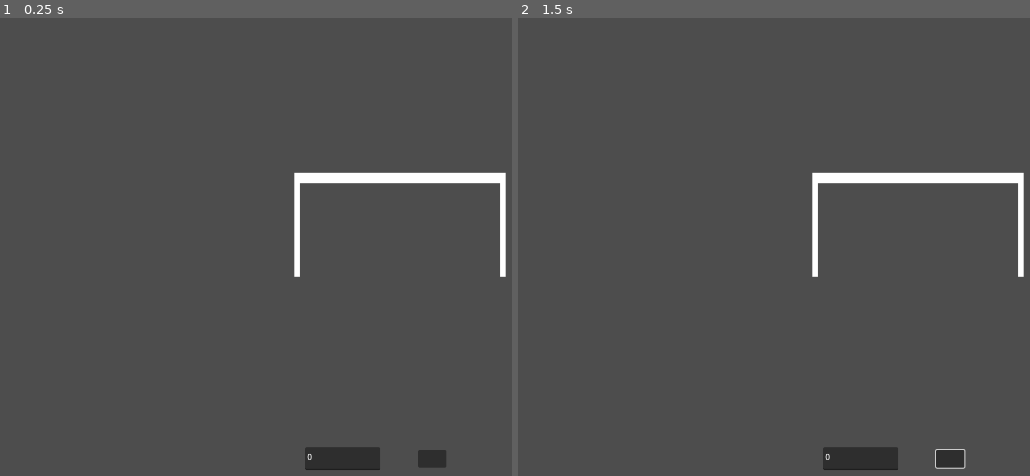
Above: before the commit, frames 1-2 (left to right).
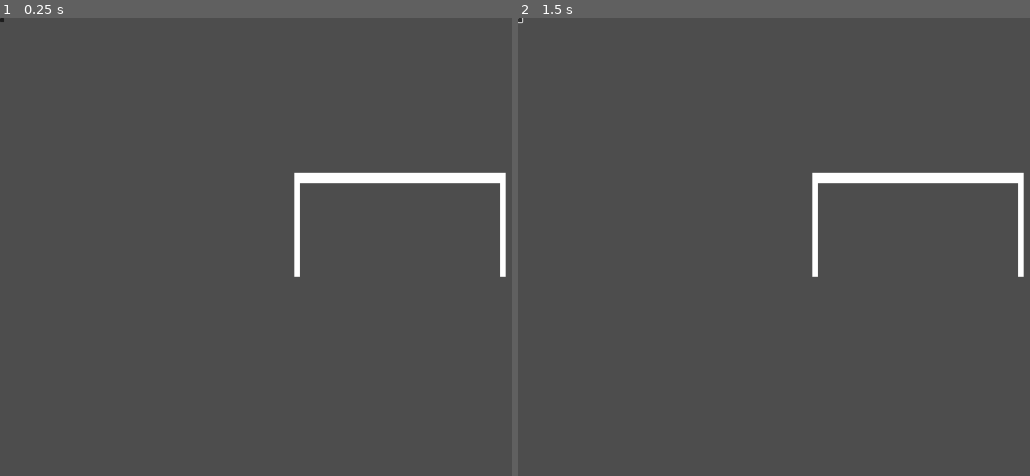
Above: after the commit, the same moments.

Repository: Dalbizu/Balanza-de-despeje
Game: Godot game, scene res://angle_scales.tscn
Two runs of this game, one before a commit and one after it. Both use one fixed random seed, a clock stepped at 60 frames per second and the inputs below.
Inputs (mouse positions are in pixels of both pictures, inside the frame that each line leads up to):
- Up to frame 1 (0.25 s): no input
- Up to frame 2 (1.5 s): click (948, 457) at 0.52 s; click (518, 18) at 1.27 s

The runs differ from the first frame. In frame 1, 0.9% of the frame differs, in the area x 0-88%, y 0-99%; in frame 2, 1.0%.

Commit message:
Adding lerp
Not perfect, but works

Diff:
--- a/LeftPlate.gd
+++ b/LeftPlate.gd
@@ -4,8 +4,3 @@
 # Called when the node enters the scene tree for the first time.
 func _ready():
 	position.x = -200
-
-
-# Called every frame. 'delta' is the elapsed time since the previous frame.
-func _process(delta):
-	pass
--- a/RightPlate.gd
+++ b/RightPlate.gd
@@ -4,8 +4,3 @@
 # Called when the node enters the scene tree for the first time.
 func _ready():
 	position.x = 200
-
-
-# Called every frame. 'delta' is the elapsed time since the previous frame.
-func _process(delta):
-	pass
--- a/Scale.gd
+++ b/Scale.gd
@@ -4,8 +4,3 @@
 # Called when the node enters the scene tree for the first time.
 func _ready():
 	position = Vector2(get_viewport().size.x/2, get_viewport().size.y/3)
-
-
-# Called every frame. 'delta' is the elapsed time since the previous frame.
-func _process(delta):
-	pass
--- a/TextEdit.gd
+++ b/TextEdit.gd
@@ -1,11 +1,4 @@
 extends TextEdit
 
-
-# Called when the node enters the scene tree for the first time.
 func _ready():
-	text = "0"
-
-
-# Called every frame. 'delta' is the elapsed time since the previous frame.
-func _process(delta):
-	pass
+	text = "1"
--- a/angle_scales.gd
+++ b/angle_scales.gd
@@ -1,7 +1,27 @@
 extends Node2D
 
 func _on_button_pressed():
-	var value : float = float($TextEdit.text)
-	$Scale.rotation = (value)
-	get_node("Scale/LeftPlate").rotation = (-value)
-	get_node("Scale/RightPlate").rotation = (-value)
+	rotate_scales(float(get_node("TestTools/TextEdit").text))
+
+func rotate_scales(angle : float) -> void:
+	var new_angle : float
+	while(angle > $Scale.rotation):
+		new_angle = lerp($Scale.rotation, angle, 0.01 + ($Scale.rotation/angle)*0.1)
+		$Scale.rotation = new_angle
+		get_node("Scale/LeftPlate").rotation = -new_angle
+		get_node("Scale/RightPlate").rotation = -new_angle
+		await get_tree().create_timer(0.01).timeout
+	print("stop")
+
+
+func _on_to_left_button_pressed():
+	pass # Replace with function body.
+
+
+func _on_to_center_button_pressed():
+	pass # Replace with function body.
+
+
+func _on_to_right_button_pressed():
+
+	pass # Replace with function body.
--- a/angle_scales.tscn
+++ b/angle_scales.tscn
@@ -38,17 +38,36 @@
 rotation = 1.5708
 texture = ExtResource("4_xwv78")
 
-[node name="TextEdit" type="TextEdit" parent="."]
+[node name="TestTools" type="Node2D" parent="."]
+
+[node name="Button" type="Button" parent="TestTools"]
+visible = false
+offset_left = 784.0
+offset_top = 810.0
+offset_right = 837.0
+offset_bottom = 843.0
+
+[node name="TextEdit" type="TextEdit" parent="TestTools"]
+visible = false
 offset_left = 572.0
 offset_top = 805.0
 offset_right = 713.0
 offset_bottom = 848.0
 script = ExtResource("7_8t6t6")
 
-[node name="Button" type="Button" parent="."]
-offset_left = 784.0
-offset_top = 810.0
-offset_right = 837.0
-offset_bottom = 843.0
+[node name="ToLeftButton" type="Button" parent="TestTools"]
+offset_right = 8.0
+offset_bottom = 8.0
 
-[connection signal="pressed" from="Button" to="." method="_on_button_pressed"]
+[node name="ToCenterButton" type="Button" parent="TestTools"]
+offset_right = 8.0
+offset_bottom = 8.0
+
+[node name="ToRightButton" type="Button" parent="TestTools"]
+offset_right = 8.0
+offset_bottom = 8.0
+
+[connection signal="pressed" from="TestTools/Button" to="." method="_on_button_pressed"]
+[connection signal="pressed" from="TestTools/ToLeftButton" to="." method="_on_to_left_button_pressed"]
+[connection signal="pressed" from="TestTools/ToCenterButton" to="." method="_on_to_center_button_pressed"]
+[connection signal="pressed" from="TestTools/ToRightButton" to="." method="_on_to_right_button_pressed"]
